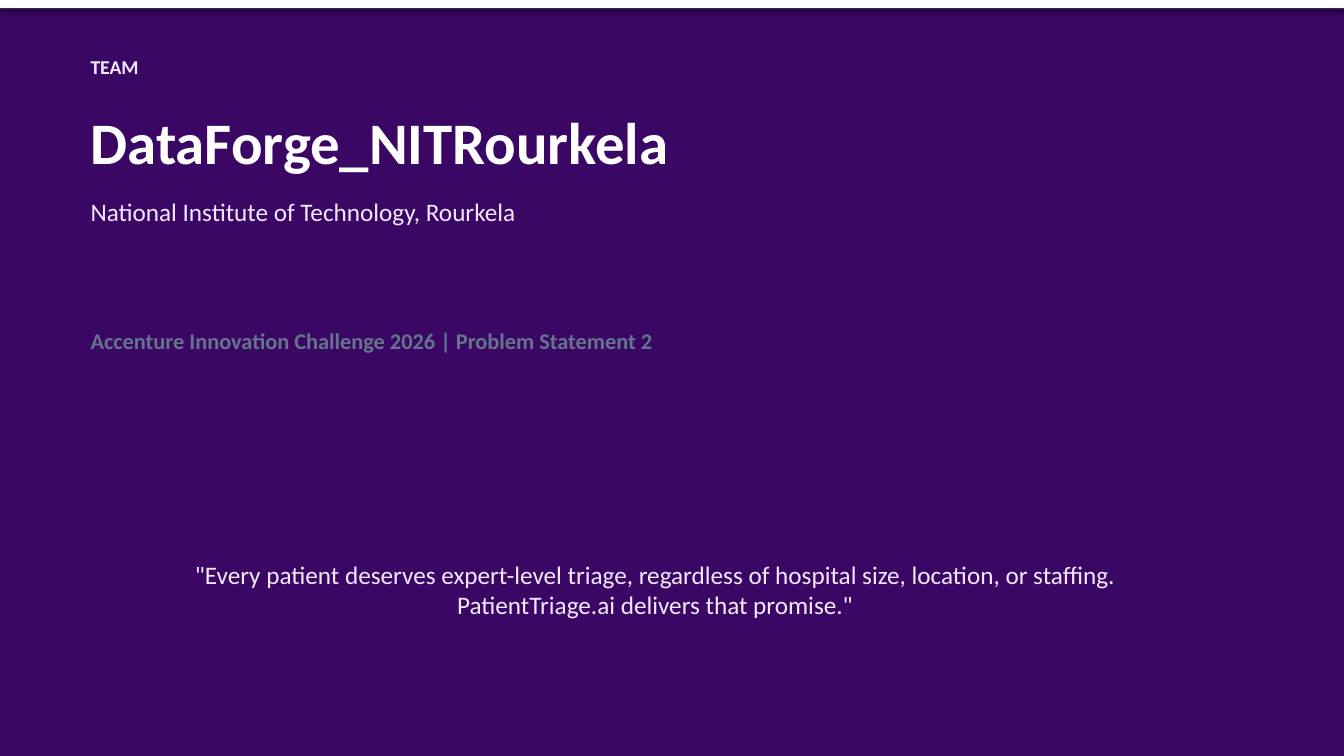
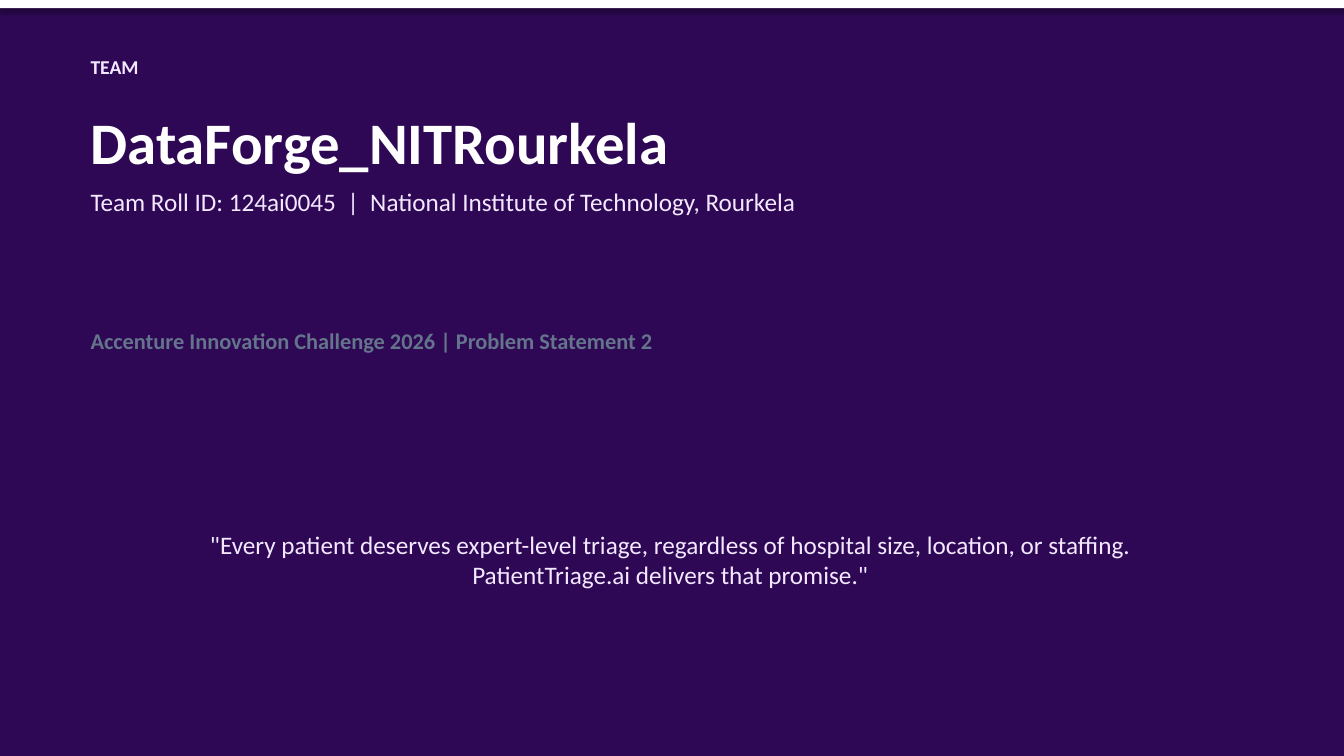
Before and after one commit to smit45-m/PatientTriage, a slide deck: slide 14 of PatientTriage_BusinessProposal.pptx. Drawn at 1344x756 pixels with LibreOffice and Linux fonts; fonts in the diff are those of the drawing. Boxes give left, top, right and bottom in pixels: in the first picture for what was removed or moved away, otherwise in the second. Text is boxed around its words. In the diff, an @@ line names an element or a change of style, - is before the commit and + after.

Commit message:
docs: add team identifier 124ai0045 across PPTX, PDF, and README

```diff
--- a/PatientTriage_BusinessProposal.pptx
+++ b/PatientTriage_BusinessProposal.pptx
@@ background #3B0764 to #2E0854 @@
@@ text at <box>91,193,795,216</box>: text changed @@
-National Institute of Technology, Rourkela
+Team Roll ID: 124ai0045 | National Institute of Technology, Rourkela
@@ text ""Every patient deserves expert-level triage, ...": place and size @@
-text ""Every patient deserves expert-level triage, ..." at <box>195,566,1114,619</box>
+text ""Every patient deserves expert-level triage, ..." at <box>210,536,1129,589</box>
```
Also in this commit, not shown: 14 other slides changed, 5 other files.
